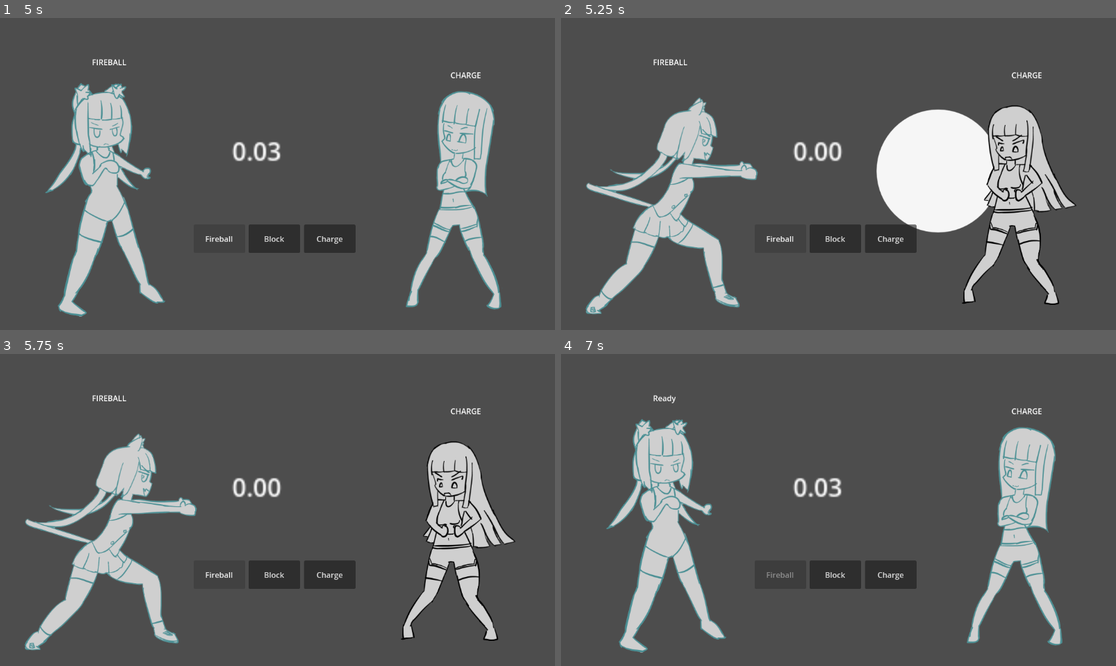
Above: before the commit, frames 1-4 (two rows, left to right).
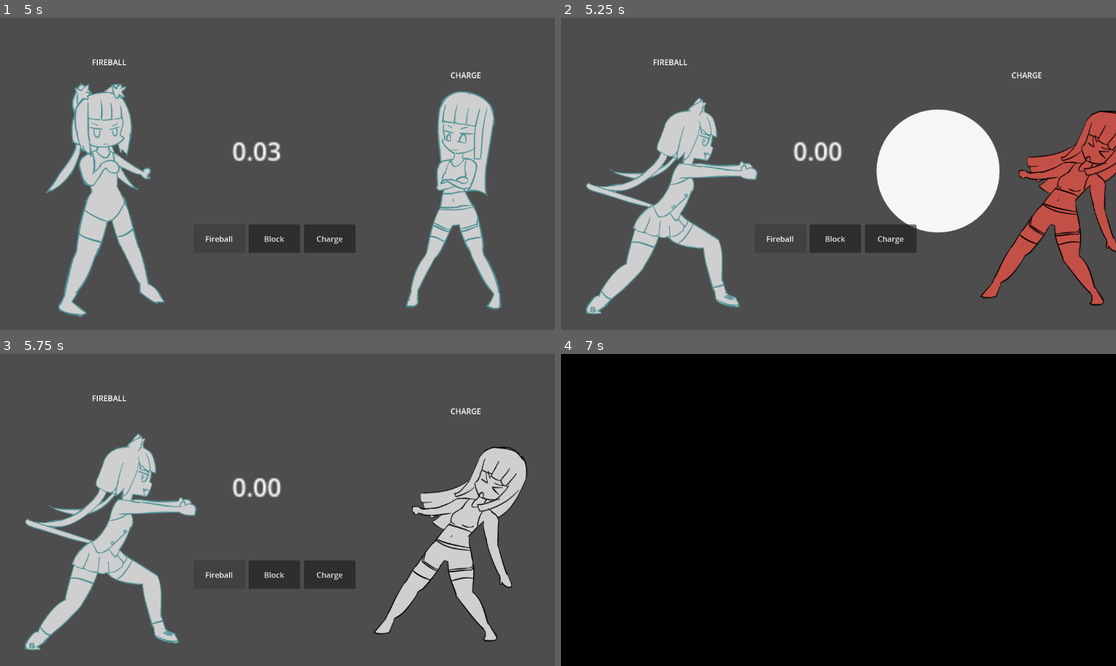
Above: after the commit, the same moments.

Repository: BeatMil/TobPaCharge
Game: Godot game, scene res://scenes/battle.tscn
Same seed, same stepped clock (60 frames per second), same inputs: the game is played once before the commit and once after it.
Inputs (mouse positions are in pixels of both pictures, inside the frame that each line leads up to):
- Up to frame 1 (5 s): click "Block" at 0.5 s; click "Charge" at 1.25 s; click "Block" at 2 s; click "Charge" at 2.75 s; click "Block" at 3.5 s; click "Fireball" at 4.25 s
- Up to frame 2 (5.25 s): click "Fireball" at 5 s
- Up to frame 3 (5.75 s): no input
- Up to frame 4 (7 s): click "Fireball" at 5.75 s; click (838, 510) at 6.5 s, where only the run after the commit has a clickable "Play again"

Frame 1 is identical in both runs. In frame 2, 9.7% of the frame differs, in the area x 72-100%, y 28-93%; in frame 3, 6.1%; in frame 4, 100%, in the area x 0-100%, y 0-100%.

Commit message:
Fix bot's collision_mask
I accidentally change bot collision_mask and forgot to change it back.
maybe... I'm not sure XD

Diff:
--- a/nodes/characters/bot.tscn
+++ b/nodes/characters/bot.tscn
@@ -242,7 +242,7 @@
 "start_offset": 0.253432,
 "stream": ExtResource("7_mvmet")
 }],
-"times": PackedFloat32Array(-0.01)
+"times": PackedFloat32Array(0)
 }
 tracks/1/use_blend = true
 tracks/2/type = "value"
@@ -319,6 +319,8 @@
 text = "Action"
 
 [node name="Area2D" type="Area2D" parent="." groups=["character"]]
+collision_layer = 0
+collision_mask = 2
 
 [node name="CollisionShape2D" type="CollisionShape2D" parent="Area2D"]
 shape = SubResource("RectangleShape2D_s7wuc")
